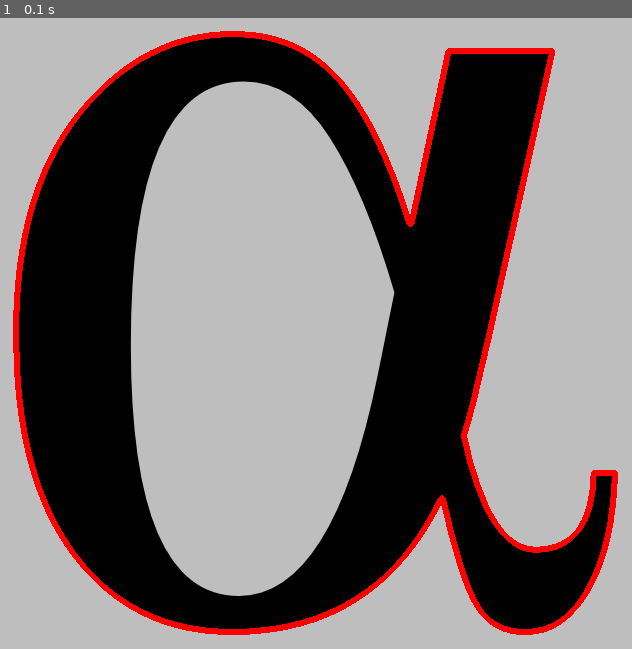
Above: before the commit, frame 1.
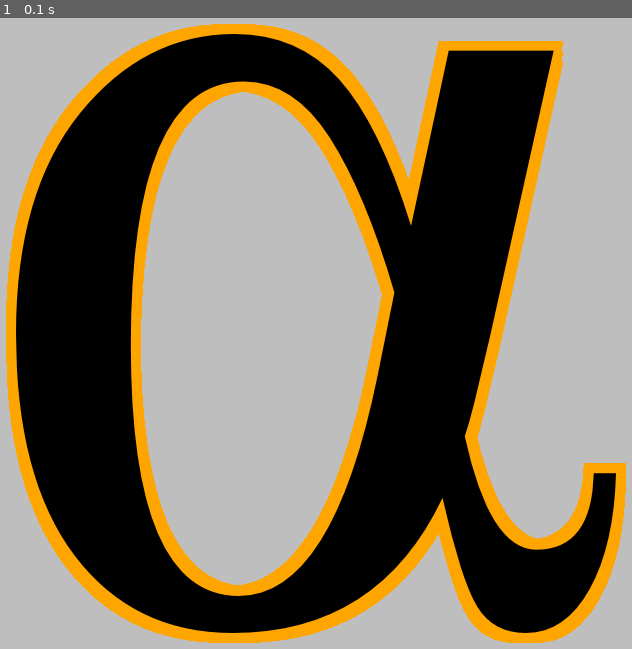
Above: after the commit, the same moment.

Repository: KoalaQuakes/pygame2023
Game: pygame game, started from PygameTutorial/Pygame/masks3.py
Same seed, same stepped clock (60 frames per second), same inputs: the game is played once before the commit and once after it.
Inputs:
- Up to frame 1 (0.1 s): no input

The runs differ from the first frame. In frame 1, 15% of the frame differs, in the area x 0-100%, y 0-100%.

Commit message:
Complex mask outline
adding an offset behind the mask.

Diff:
--- a/PygameTutorial/Pygame/masks3.py
+++ b/PygameTutorial/Pygame/masks3.py
@@ -10,15 +10,15 @@
 obstacle_mask = pygame.mask.from_surface(obstacle_surf)
 
 # mask into surface
-#new_obstacle_surf = obstacle_mask.to_surface()
-#new_obstacle_surf.set_colorkey((0,0,0))
+new_obstacle_surf = obstacle_mask.to_surface()
+new_obstacle_surf.set_colorkey((0,0,0))
 
 # filling in the surface with a color
-#surf_w,surf_h = new_obstacle_surf.get_size()
-#for x in range(surf_w):
-#    for y in range(surf_h):
-#        if new_obstacle_surf.get_at((x,y))[0] != 0:
-#            new_obstacle_surf.set_at((x,y),'orange')
+surf_w,surf_h = new_obstacle_surf.get_size()
+for x in range(surf_w):
+    for y in range(surf_h):
+        if new_obstacle_surf.get_at((x,y))[0] != 0:
+            new_obstacle_surf.set_at((x,y),'orange')
 
 
 while True:
@@ -28,14 +28,25 @@
             sys.exit()
 
     screen.fill('grey')
+
+    # complex way to create a mask outline
+    offset = 10
+    screen.blit(new_obstacle_surf,(obstacle_pos[0] + offset, obstacle_pos[1])) # right
+    screen.blit(new_obstacle_surf,(obstacle_pos[0] - offset, obstacle_pos[1])) # left
+    screen.blit(new_obstacle_surf,(obstacle_pos[0], obstacle_pos[1] - offset)) # top
+    screen.blit(new_obstacle_surf,(obstacle_pos[0], obstacle_pos[1] + offset)) # bottom
+    screen.blit(new_obstacle_surf,(obstacle_pos[0] + offset, obstacle_pos[1] - offset)) # topright
+    screen.blit(new_obstacle_surf,(obstacle_pos[0] - offset, obstacle_pos[1] - offset)) # topleft
+    screen.blit(new_obstacle_surf,(obstacle_pos[0] + offset, obstacle_pos[1] + offset)) # bottomright
+    screen.blit(new_obstacle_surf,(obstacle_pos[0] - offset, obstacle_pos[1] + offset)) # bottomleft
     screen.blit(obstacle_surf,obstacle_pos)
-    #screen.blit(new_obstacle_surf,obstacle_pos)
+
 
     # a simple way to create an outline from a mask
-    for point in obstacle_mask.outline():
-        x = point[0] + obstacle_pos[0]
-        y = point[1] + obstacle_pos[1]
-        pygame.draw.circle(screen, 'red', (x,y), 3)
+    #for point in obstacle_mask.outline():
+    #    x = point[0] + obstacle_pos[0]
+    #    y = point[1] + obstacle_pos[1]
+    #    pygame.draw.circle(screen, 'red', (x,y), 3)
 
 
     pygame.display.update()
